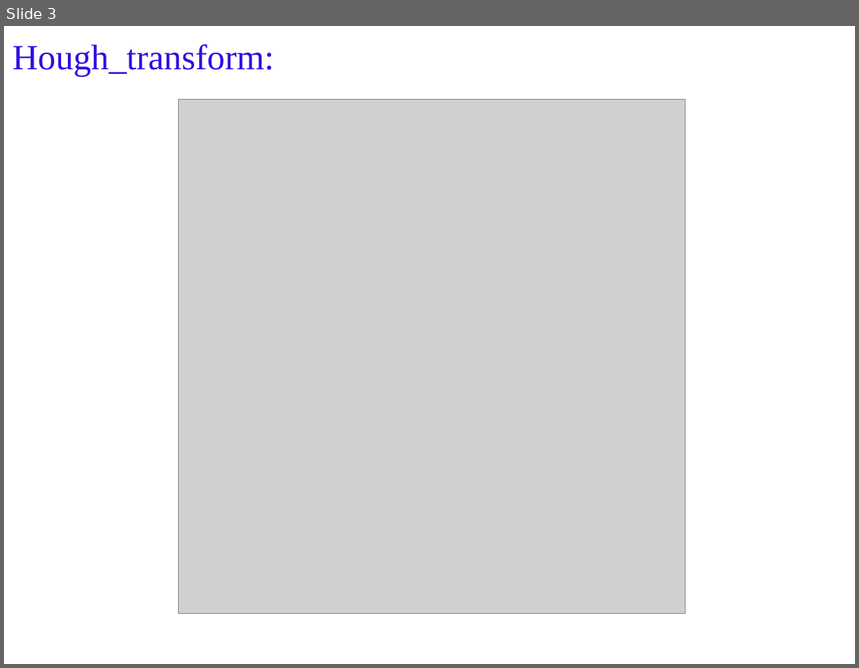
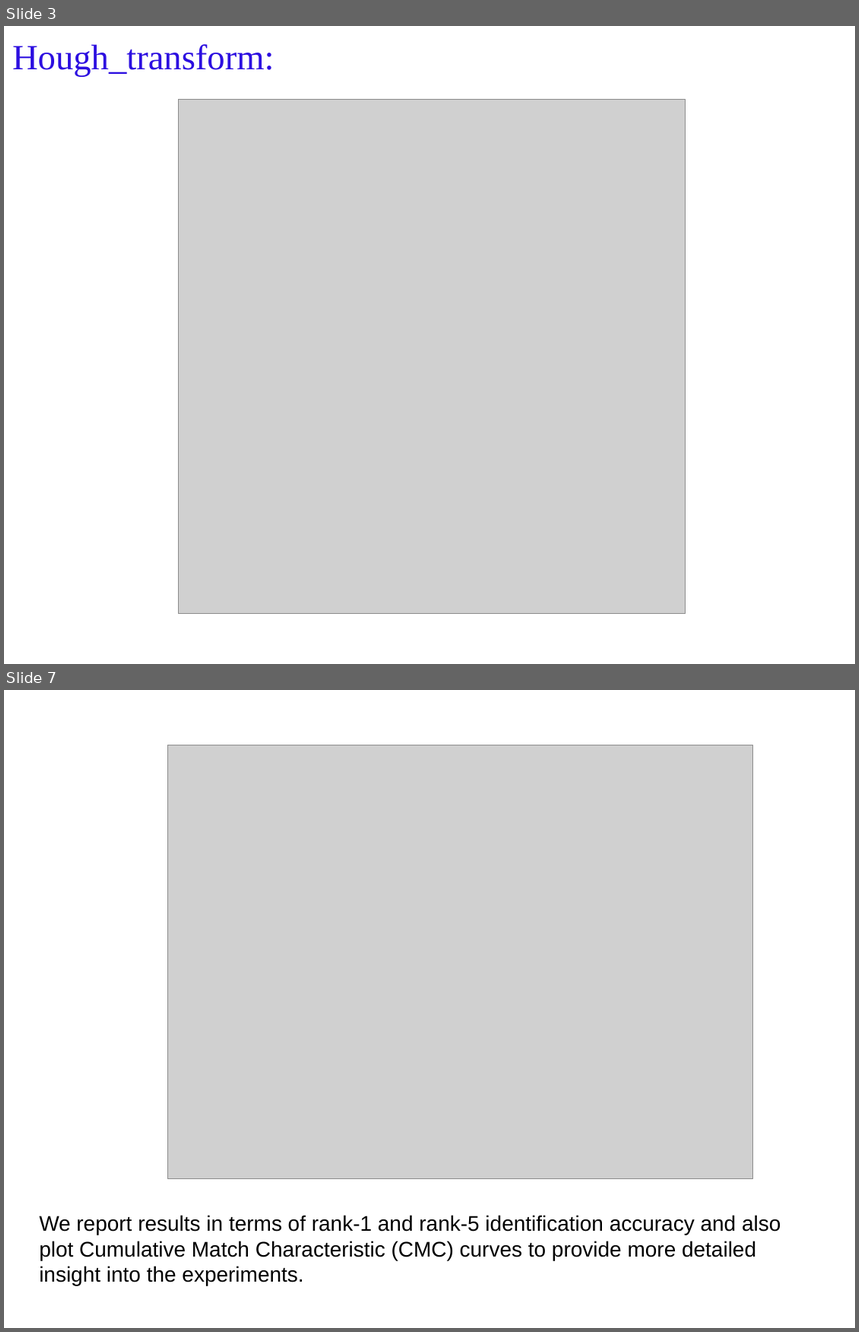
Before and after one commit to savera2020/iris_identification, a slide deck: weekly_progress/week6.pptx. Shown one above the other, each under a label of ours: slide 3 before the commit, slides 3 and 7 after it; the slides between them are not shown. The pictures are 859x668 and 859x1332 pixels, drawn with LibreOffice and Linux fonts; fonts in the diff are those of the drawing; grey boxes stand for pictures. Boxes give left, top, right and bottom in pixels: in the first picture for what was removed or moved away, otherwise in the second. Text is boxed around its words. In the diff, an @@ line names an element or a change of style, - is before the commit and + after.

Commit message:
edited week report with dougman results on casia data set.

```diff
--- a/weekly_progress/week6.pptx
+++ b/weekly_progress/week6.pptx
@@ slide 7 added at (4, 690, 855, 1328), background #FFFFFF @@
@@ picture added at (167, 745, 753, 1179) @@
@@ text added at (39, 1215, 781, 1286), 18 pt, text #000000 @@
+We report results in terms of rank-1 and rank-5 identification accuracy and also plot Cumulative Match Characteristic (CMC) curves to provide more detailed insight into the experiments.
```
Also in this commit, not shown: 4 other slides added, 1 other file.
